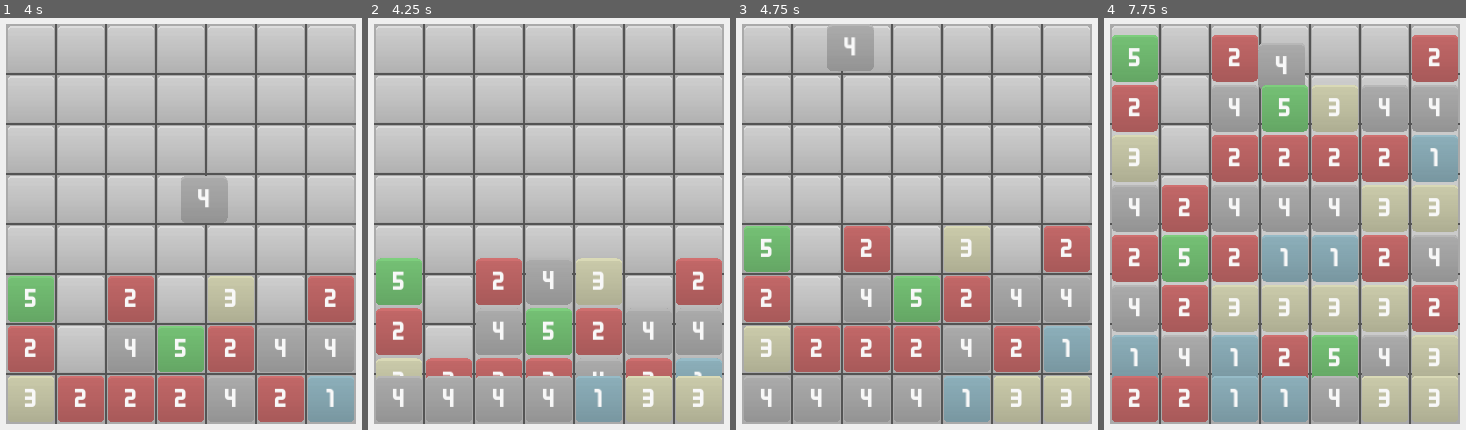
Above: before the commit, frames 1-4 (left to right).
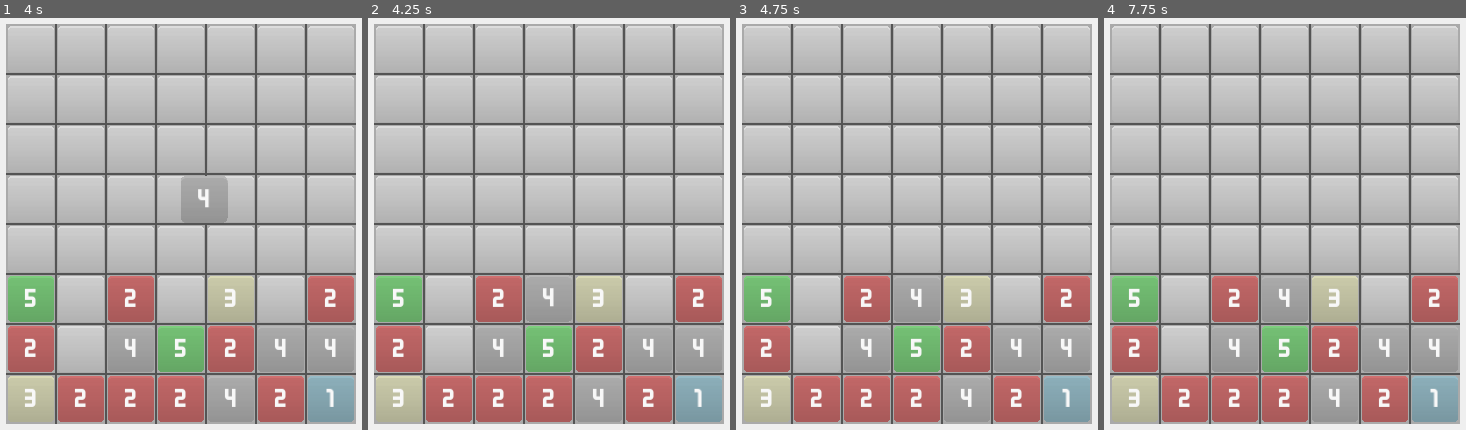
Above: after the commit, the same moments.

Repository: ashestosea/twenty-seven
Game: Godot game, scene res://screens/game.tscn
Same seed, same stepped clock (60 frames per second), same inputs: the game is played once before the commit and once after it.
Inputs (mouse positions are in pixels of both pictures, inside the frame that each line leads up to):
- Up to frame 1 (4 s): tap Enter at 0.5 s; drag from (32, 397) to (224, 22) at 0.52 s; drag from (231, 347) to (159, 359) at 1.27 s; move the mouse to (231, 298) at 2.02 s; press the mouse at (231, 298) at 2.03 s; release the mouse at (231, 298) at 2.75 s; tap Space at 2.75 s; drag from (79, 397) to (47, 79) at 2.77 s; drag from (231, 256) to (202, 199) at 3.52 s
- Up to frame 2 (4.25 s): no input
- Up to frame 3 (4.75 s): drag from (917, 269) to (outside the picture) at 4.27 s
- Up to frame 4 (7.75 s): move the mouse to (1234, 158) at 5.02 s; press the mouse at (1234, 158) at 5.03 s; release the mouse at (1234, 158) at 5.75 s; drag from (1234, 116) to (1194, 240) at 5.77 s; drag from (1183, 248) to (1328, 22) at 6.52 s; drag from (1335, 100) to (1263, 359) at 7.27 s

Frame 1 is identical in both runs. In frame 2, 21% of the frame differs, in the area x 2-98%, y 58-99%; in frame 3, 34%; in frame 4, 62%, in the area x 2-98%, y 4-99%.

Commit message:
Only add tiles in Tortoise mode when no match has been made

Diff:
--- a/scripts/game_manager.gd
+++ b/scripts/game_manager.gd
@@ -7,6 +7,8 @@
 
 var _game_mode: GameMode;
 var _drag_tile: Tile;
+var _has_added: bool;
+var _current_matches: int;
 var _request_pause: bool;
 
 @onready var _state_idle: State = get_node("Idle");
@@ -28,6 +30,8 @@
 	_state_fall.setup(_grid);
 	_state_resolve.setup(_grid);
 	_state_add.setup(_grid);
+
+	_grid.match_made.connect(_increment_current_matches);
 
 	_game_mode = GameMode.TORTOISE;
 
@@ -76,6 +80,7 @@
 	if _grid.needs_fall():
 		change_state_node(_state_fall);
 	elif _needs_add():
+		_has_added = true;
 		change_state_node(_state_add);
 	elif _drag_tile != null:
 		change_state_node(_state_drag);
@@ -95,6 +100,8 @@
 	if get_active_substate() != _state_idle:
 		return;
 
+	_current_matches = 0;
+	_has_added = false;
 	_drag_tile = tile;
 	_drag_tile.held = true;
 	_input.select_tile(tile);
@@ -108,14 +115,17 @@
 		change_state_node(_state_snap);
 		_input.drop_held_tile();
 
+
+func _increment_current_matches():
+	_current_matches += 1;
+
 var add_debug = false;
 
 func _needs_add() -> bool:
 	match _game_mode:
 		GameMode.TORTOISE:
 			# If tile moved without a match
-			add_debug = !add_debug;
-			return add_debug;
+			return _current_matches == 0 and !_has_added;
 		GameMode.HARE:
 			# If timer is out or no matches available
 			add_debug = !add_debug;
--- a/scripts/grid.gd
+++ b/scripts/grid.gd
@@ -1,4 +1,6 @@
 class_name Grid extends Node2D
+
+signal match_made;
 
 var GRID_WIDTH = 7;
 var GRID_HEIGHT = 8;
@@ -200,6 +202,8 @@
 		_grid[d].queue_free();
 		_grid.remove_at(d);
 	for u in upgrade_tiles:
+		#prints("resolve upgrading tile %s at pos %s :: from level %s to %s" % [u, _grid[u].grid_pos, _grid[u].level, _grid[u].level + 1]);
+		match_made.emit();
 		_grid[u].increase_level();
 #endregion
 
